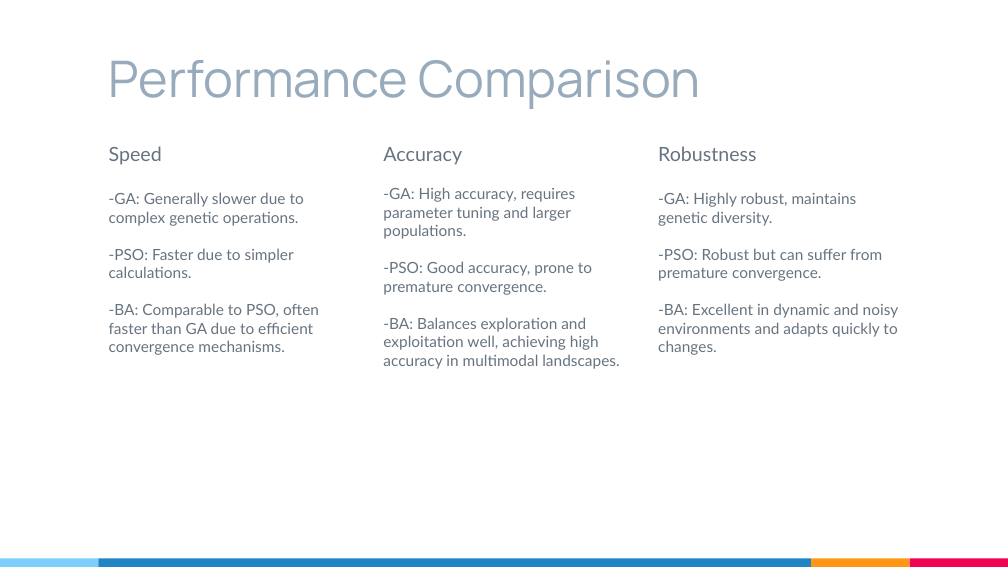
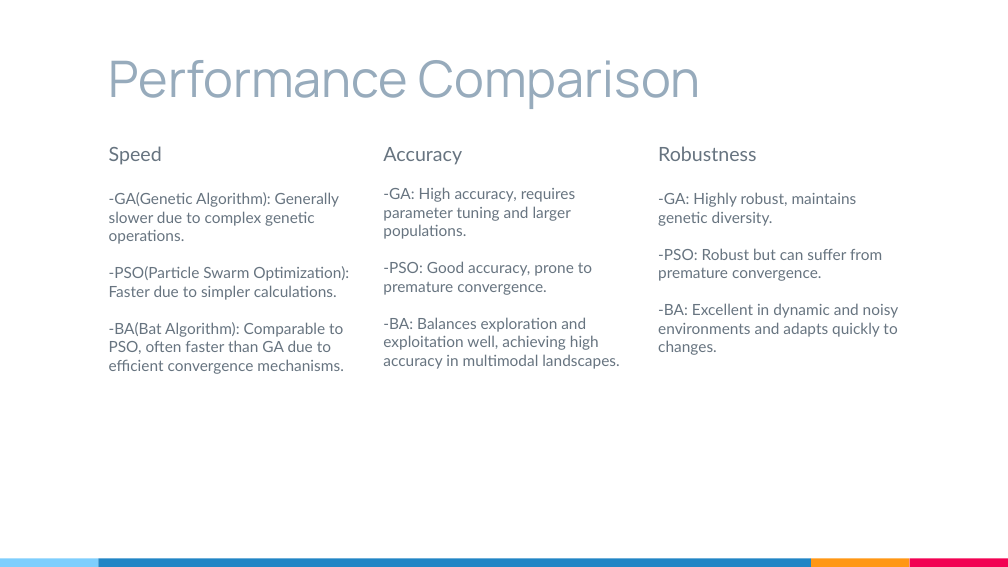
Before and after one commit to medaminemachfar/bat-algo, a slide deck: slide 50 of Bat algorithm.pptx. Drawn at 1008x567 pixels with LibreOffice and Linux fonts; fonts in the diff are those of the drawing. Boxes give left, top, right and bottom in pixels: in the first picture for what was removed or moved away, otherwise in the second. Text is boxed around its words. In the diff, an @@ line names an element or a change of style, - is before the commit and + after.

```diff
--- a/Bat algorithm.pptx
+++ b/Bat algorithm.pptx
@@ text at (109,192,349,374): text changed @@
--GA: Generally slower due to complex genetic operations.
--PSO: Faster due to simpler calculations.
--BA: Comparable to PSO, often faster than GA due to efficient convergence mechanisms.
+-GA(Genetic Algorithm): Generally slower due to complex genetic operations.
+-PSO(Particle Swarm Optimization): Faster due to simpler calculations.
+-BA(Bat Algorithm): Comparable to PSO, often faster than GA due to efficient convergence mechanisms.
```
Also in this commit, not shown: 2 other slides changed, 2 slides added, 1 other file.
